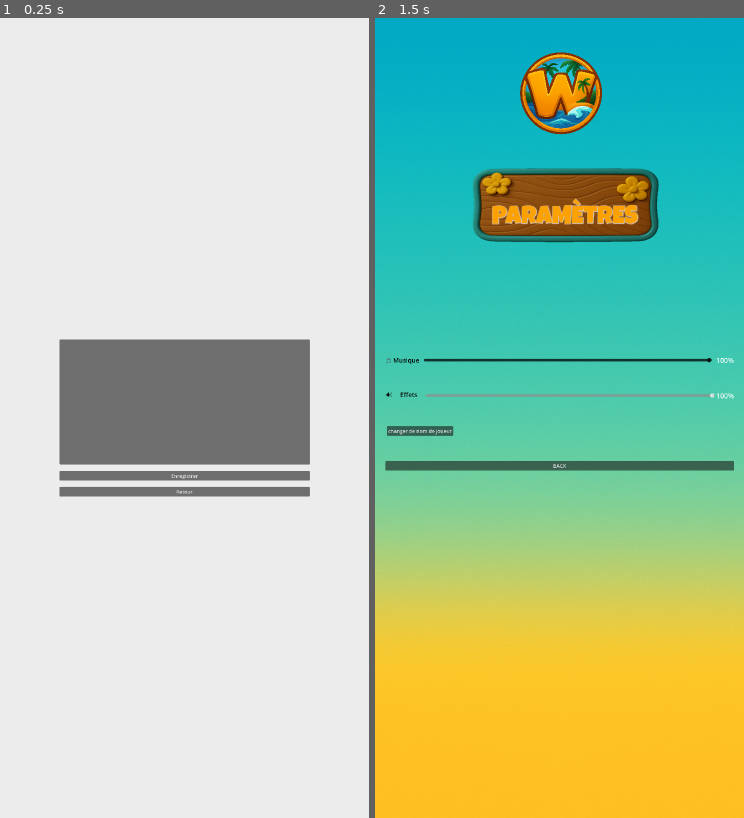
Above: before the commit, frames 1-2 (left to right).
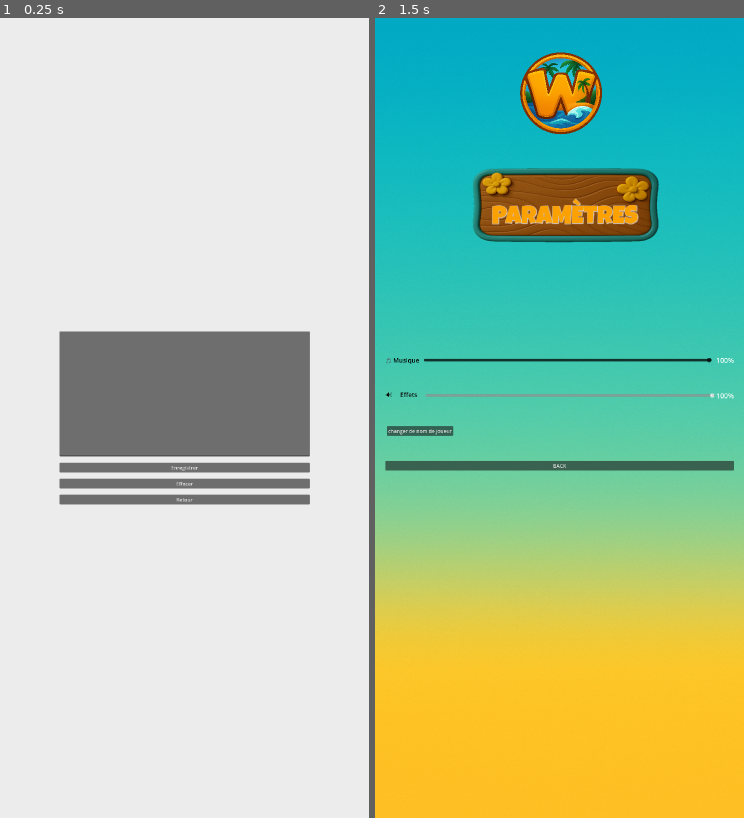
Above: after the commit, the same moments.

Repository: MSJ2025/WackyMonkey
Game: Godot game, scene res://scenes/AdminPage.tscn
Two runs of this game, one before a commit and one after it. Both use one fixed random seed, a clock stepped at 60 frames per second and the inputs below. This scene is started directly instead of the project's main scene. Sound files missing from this copy of the repository are replaced by a short silence.
Inputs (mouse positions are in pixels of both pictures, inside the frame that each line leads up to):
- Up to frame 1 (0.25 s): no input
- Up to frame 2 (1.5 s): click (559, 402) at 0.52 s; type "12" at 0.6 s; click "Retour" at 1.25 s

The runs differ from the first frame. In frame 1, 4.6% of the frame differs, in the area x 15-85%, y 39-61%; in frame 2, nothing differs.

Commit message:
Add admin message clear option and fix display

Diff:
--- a/scenes/AdminPage.tscn
+++ b/scenes/AdminPage.tscn
@@ -37,6 +37,10 @@
 layout_mode = 2
 text = "Enregistrer"
 
+[node name="BtnClear" type="Button" parent="VBoxContainer"]
+layout_mode = 2
+text = "Effacer"
+
 [node name="BtnBack" type="Button" parent="VBoxContainer"]
 layout_mode = 2
 text = "Retour"
--- a/scripts/admin_page.gd
+++ b/scripts/admin_page.gd
@@ -2,6 +2,7 @@
 
 @onready var message_edit = $VBoxContainer/MessageEdit
 @onready var btn_save = $VBoxContainer/BtnSave
+@onready var btn_clear = $VBoxContainer/BtnClear
 @onready var btn_back = $VBoxContainer/BtnBack
 
 func _ready():
@@ -10,6 +11,7 @@
         message_edit.text = msg
     )
     btn_save.pressed.connect(_on_save_pressed)
+    btn_clear.pressed.connect(_on_clear_pressed)
     btn_back.pressed.connect(_on_back_pressed)
 
 func _on_save_pressed():
@@ -20,5 +22,14 @@
             print("Erreur lors de l'enregistrement du message")
     )
 
+func _on_clear_pressed():
+    AdminMessageManager.clear_message(func(success):
+        if success:
+            message_edit.text = ""
+            print("Message effac\u00e9")
+        else:
+            print("Erreur lors de la suppression du message")
+    )
+
 func _on_back_pressed():
     get_tree().change_scene_to_file("res://scenes/settings.tscn")
--- a/scripts/main_menu.gd
+++ b/scripts/main_menu.gd
@@ -7,6 +7,7 @@
 @onready var pseudo_lineedit = $VBoxContainer/PseudoLineEdit
 @onready var label_pseudo = $LabelPseudo  # Adapter le chemin si besoin (en général à la racine du MainMenu)
 @onready var admin_message_label = $encartAdmin/AdminMessage
+@onready var admin_message_box = $encartAdmin
 
 func _ready():
     var saved_pseudo = ScoreManager.load_pseudo()
@@ -30,12 +31,14 @@
     $VBoxContainer/SettingsButton.pressed.connect(_on_Settings_pressed)
     $VBoxContainer/QuitButton.pressed.connect(_on_Quit_pressed)
     var admin_msg = AdminMessageManager.load_message()
+    admin_message_box.visible = admin_msg != ""
     admin_message_label.bbcode_enabled = true
     admin_message_label.text = admin_msg
     admin_message_label.visible = admin_msg != ""
     AdminMessageManager.fetch_message(func(msg):
         admin_message_label.text = msg
         admin_message_label.visible = msg != ""
+        admin_message_box.visible = msg != ""
     )
 
 
--- a/scripts/managers/AdminMessageManager.gd
+++ b/scripts/managers/AdminMessageManager.gd
@@ -36,3 +36,12 @@
         if callback:
             callback.call(success)
     )
+
+func clear_message(callback = null):
+    message = ""
+    FirestoreManager.delete_admin_message(func(success):
+        if success:
+            _save_local()
+        if callback:
+            callback.call(success)
+    )
--- a/scripts/managers/FirestoreManager.gd
+++ b/scripts/managers/FirestoreManager.gd
@@ -213,3 +213,22 @@
     )
 
     http.request(ADMIN_MESSAGE_URL, headers, HTTPClient.METHOD_PATCH, JSON.stringify(body))
+
+# Supprime le message administrateur de Firestore
+func delete_admin_message(callback = null):
+    var http = HTTPRequest.new()
+    get_tree().root.add_child(http)
+
+    http.request_completed.connect(func(result, code, headers, body):
+        if result != HTTPRequest.RESULT_SUCCESS or code != 200:
+            push_error("Erreur HTTP: %d" % code)
+            if callback:
+                callback.call(false)
+            http.queue_free()
+            return
+        if callback:
+            callback.call(true)
+        http.queue_free()
+    )
+
+    http.request(ADMIN_MESSAGE_URL, [], HTTPClient.METHOD_DELETE)
